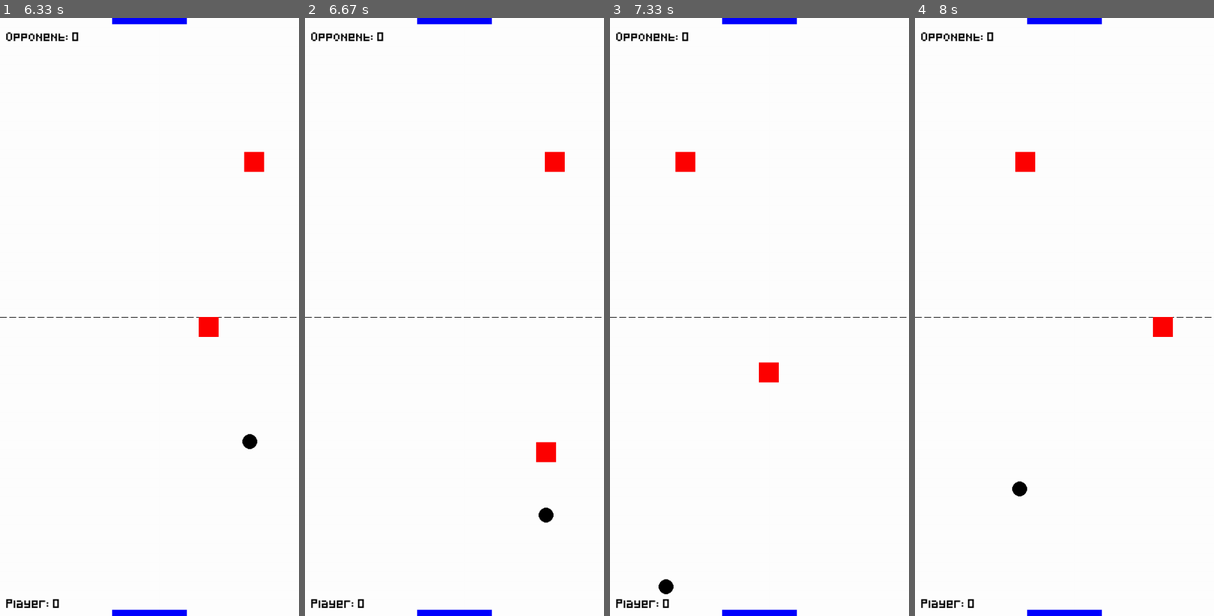
Above: before the commit, frames 1-4 (left to right).
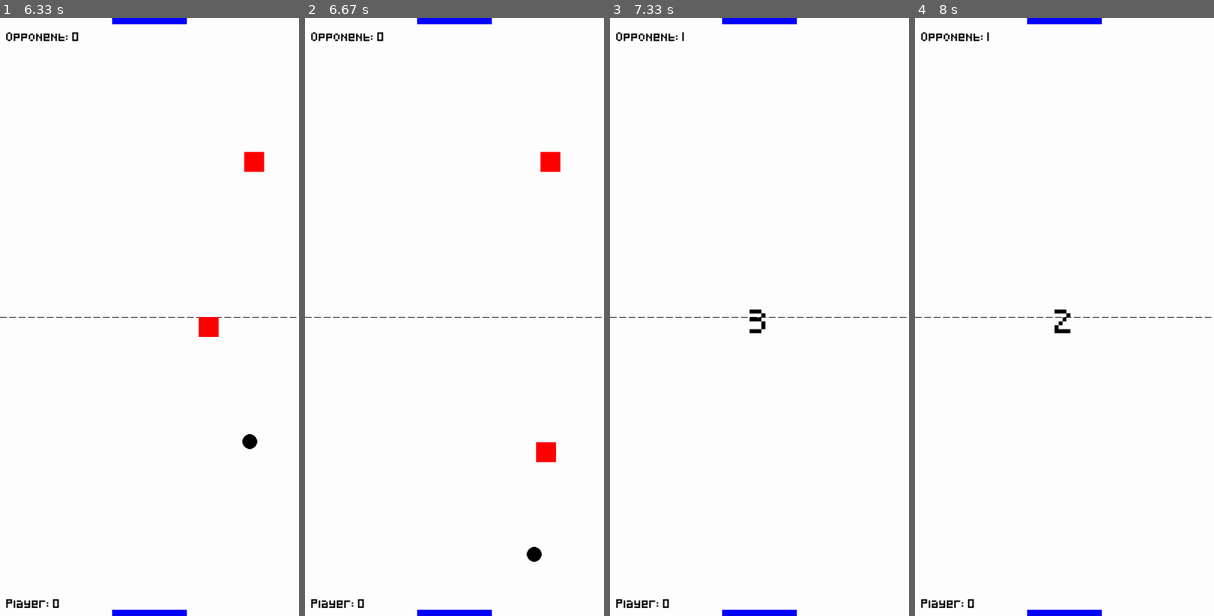
Above: after the commit, the same moments.

Repository: nintanuki/pygame-air-hockey
Game: pygame game, started from main.py
The game is run twice, just before and just after one commit, with the same random seed, the same clock (stepped at 60 frames per second) and the same inputs.
Inputs (mouse positions are in pixels of both pictures, inside the frame that each line leads up to):
- Up to frame 1 (6.33 s): click (149, 317) at 0.38 s; click (191, 364) at 0.72 s; click (47, 460) at 1.05 s; click (47, 502) at 1.38 s; click (65, 233) at 1.72 s; click (125, 281) at 2.05 s; click (257, 388) at 2.38 s; click (119, 322) at 2.72 s; click (86, 281) at 3.05 s; click (44, 215) at 3.38 s; click (143, 526) at 3.72 s; click (206, 502) at 4.05 s; click (44, 370) at 4.38 s; click (224, 376) at 4.72 s; click (239, 161) at 5.05 s; click (194, 185) at 5.38 s; click (131, 197) at 5.72 s; click (209, 281) at 6.05 s
- Up to frame 2 (6.67 s): click (544, 454) at 6.38 s
- Up to frame 3 (7.33 s): click (765, 448) at 6.72 s; click (768, 370) at 7.05 s
- Up to frame 4 (8 s): click (1022, 400) at 7.38 s; click (1163, 257) at 7.72 s

Frame 1 is identical in both runs. In frame 2, 0.3% of the frame differs, in the area x 74-87%, y 22-91%; in frame 3, 0.7%, in the area x 16-57%, y 2-97%; in frame 4, 0.7%.

Commit message:
Improve countdown timer, change speed limit

Diff:
--- a/main.py
+++ b/main.py
@@ -26,9 +26,6 @@
             OPPONENT_HEIGHT
         )
         self.puck = pygame.Rect(0, 0, PUCK_WIDTH, PUCK_HEIGHT)
-        self.reset_puck()
-
-        # Goals
         self.player_goal = pygame.Rect((SCREEN_WIDTH / 2) - (SCREEN_WIDTH / 8), SCREEN_HEIGHT - 10, SCREEN_WIDTH / 4, 10)
         self.opponent_goal = pygame.Rect((SCREEN_WIDTH / 2) - (SCREEN_WIDTH / 8), 0, SCREEN_WIDTH / 4, 10)
 
@@ -40,16 +37,19 @@
         self.score_font = pygame.font.Font('Pixeled.ttf', 12)
         self.countdown_font = pygame.font.Font('Pixeled.ttf', 32)
 
-        # Countdown state
-        self.countdown = 0  # Time remaining in countdown (in frames)
-
-
-        # Used later to prevent the puck from getting "stuck" in the opponent (it does not work)
+        # Countdown timer variables
+        self.countdown = 0
+        self.COUNTDOWN_EVENT = pygame.USEREVENT + 1 # Custom event, the +1 is to avoid conflicts with other events like QUIT
+        self.COUNTDOWN_INTERVAL = 1000  # 1000 ms = 1 second
+
+        # Used later to prevent the puck from getting "stuck" in the opponent
         self.collision_cooldown = 0
 
         # Calculate the player's velocity to influence the puck's direction
         self.player_velocity = [0, 0]  # Track player paddle velocity (x, y)
         self.prev_player_pos = self.player.center  # Store the previous position
+
+        self.reset_puck()
 
     def puck_movement(self):
         """Move the puck and handles collisions."""
@@ -149,8 +149,10 @@
             self.audio.channel_2.play(self.audio.score_sound)
 
     def start_countdown(self):
-        """Start the countdown timer."""
-        self.countdown = 4 * FRAMERATE  # 3 seconds in frames
+        """Countdown between rounds."""
+        self.countdown = 3
+        pygame.time.set_timer(self.COUNTDOWN_EVENT, self.COUNTDOWN_INTERVAL) # Start the timer with a 1 second interval
+
 
     def display_scores(self):
         """Display the scores on the screen."""
@@ -179,10 +181,15 @@
                 if event.type == pygame.QUIT:
                     pygame.quit()
                     sys.exit()
+                if event.type == self.COUNTDOWN_EVENT and self.countdown > 0:
+                    self.countdown -= 1
+                    if self.countdown == 0:
+                        pygame.time.set_timer(self.COUNTDOWN_EVENT, 0)  # Stop the timer
+                        self.reset_puck()
 
             # Countdown logic
             if self.countdown > 0:
-                self.countdown -= 1
+                # Still draw everything except the puck and the player/opponent
                 self.screen.fill(WHITE)
                 self.draw_dotted_line()
                 pygame.draw.rect(self.screen, BLUE, self.player_goal)
@@ -190,14 +197,9 @@
                 self.display_scores()
 
                 # Display countdown text
-                countdown_number = max(1, self.countdown // FRAMERATE)
-                countdown_text = self.countdown_font.render(str(countdown_number), True, BLACK)
+                countdown_text = self.countdown_font.render(str(self.countdown), True, BLACK)
                 text_rect = countdown_text.get_rect(center=(SCREEN_WIDTH / 2, SCREEN_HEIGHT / 2))
                 self.screen.blit(countdown_text, text_rect)
-
-                if self.countdown == 0:
-                    self.reset_puck()  # Reset puck when countdown ends
-
                 pygame.display.flip()
                 self.clock.tick(FRAMERATE)
                 continue
--- a/settings.py
+++ b/settings.py
@@ -8,7 +8,7 @@
 PLAYER_SPEED = 7
 OPPONENT_SPEED = 7
 INITIAL_PUCK_SPEED = 5
-SPEED_LIMIT = 20
+SPEED_LIMIT = 25
 
 # Player dimensions
 PLAYER_SIZE = BLOCK_SIZE * 4
Not shown, changed: TODO.md
